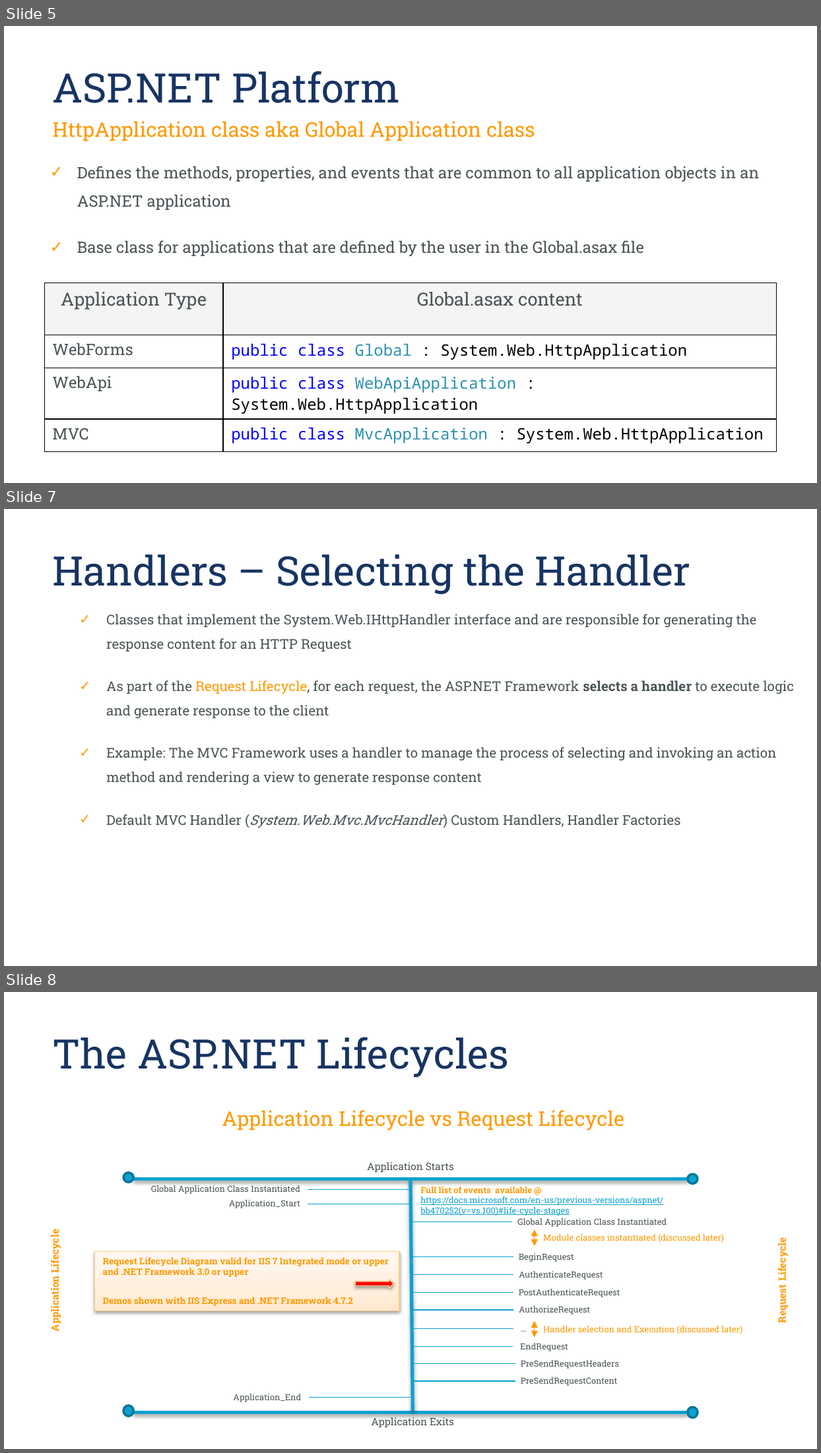
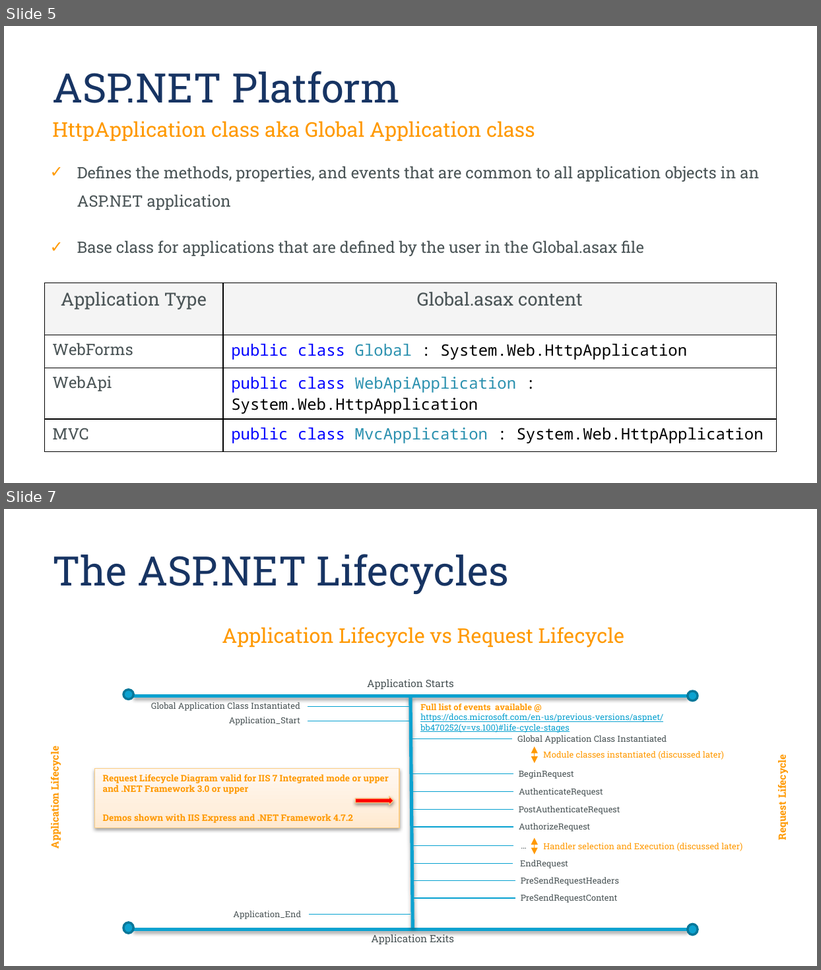
Before and after one commit to klassanov/AspNetPlatformDemos, a slide deck: FourthPresentation.pptx. Shown one above the other, each under a label of ours: slides 5, 7 and 8 before the commit, slides 5 and 7 after it; the slides between them are not shown. The pictures are 821x1453 and 821x970 pixels, drawn with LibreOffice and Linux fonts; fonts in the diff are those of the drawing; background and template pictures are left out. Boxes give left, top, right and bottom in pixels: in the first picture for what was removed or moved away, otherwise in the second. Text is boxed around its words. In the diff, an @@ line names an element or a change of style, - is before the commit and + after.

```diff
--- a/FourthPresentation.pptx
+++ b/FourthPresentation.pptx
@@ slide 7 removed at <box>4,509,817,966</box>, background #FFFFFF @@
@@ title removed at <box>52,555,690,594</box> @@
-Handlers – Selecting the Handler
@@ text removed at <box>106,614,794,828</box> @@
-✓ Classes that implement the System.Web.IHttpHandler interface and are responsible for generating the response content for an HTTP Request
-✓ As part of the Request Lifecycle, for each request, the ASP.NET Framework selects a handler to execute logic and generate response to the client
-✓ Example: The MVC Framework uses a handler to manage the process of selecting and invoking an action method and rendering a view to generate response content
-✓ Default MVC Handler (System.Web.Mvc.MvcHandler) Custom Handlers, Handler Factories
@@ what was slide 8 is now slide 7 @@
```
Also in this commit, not shown: 1 slide changed, 1 slide added.
